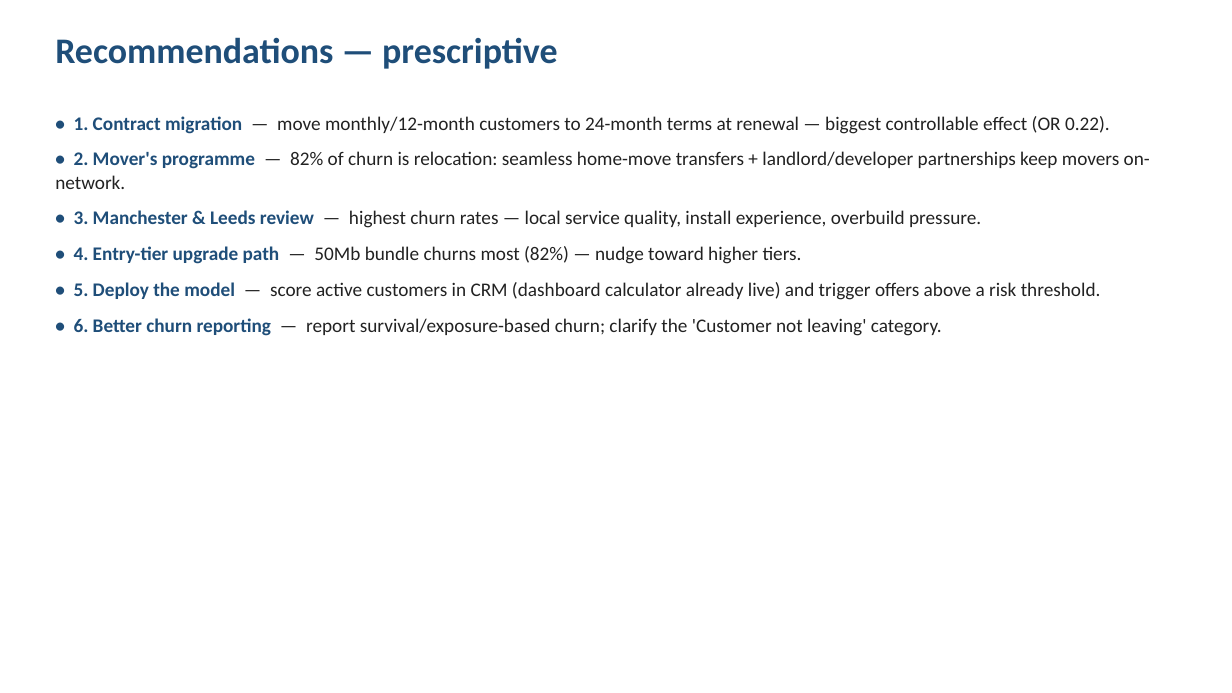
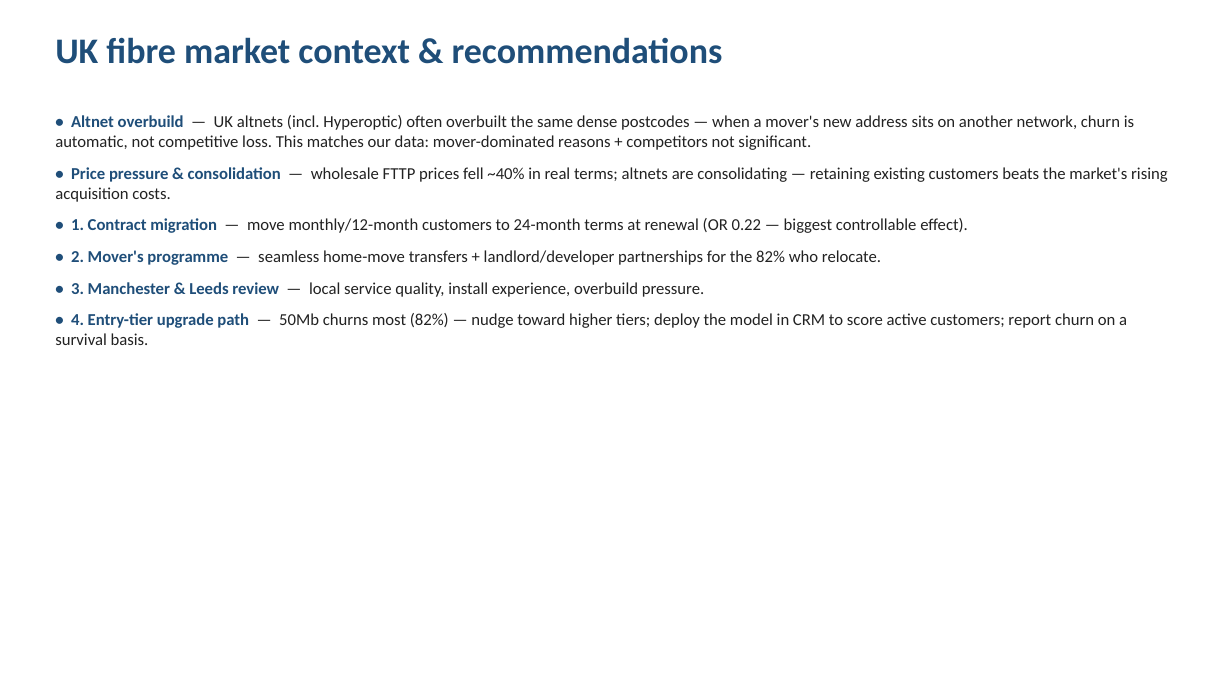
Before and after one commit to vasilijasuljagic-lab/churn_analysis, a slide deck: slide 5 of presentation/Churn_Analysis_Final.pptx (slide 11 before the commit). Drawn at 1232x693 pixels with LibreOffice and Linux fonts; fonts in the diff are those of the drawing. Boxes give left, top, right and bottom in pixels: in the first picture for what was removed or moved away, otherwise in the second. Text is boxed around its words. In the diff, an @@ line names an element or a change of style, - is before the commit and + after.

```diff
--- a/presentation/Churn_Analysis_Final.pptx
+++ b/presentation/Churn_Analysis_Final.pptx
@@ text at (55, 37, 723, 64): text changed @@
-Recommendations — prescriptive
+UK fibre market context & recommendations
@@ text at (55, 115, 1168, 345): text changed; size 15 to 13 pt @@
-• 1. Contract migration — move monthly/12-month customers to 24-month terms at renewal — biggest controllable effect (OR 0.22).
-• 2. Mover's programme — 82% of churn is relocation: seamless home-move transfers + landlord/developer partnerships keep movers on-network.
-• 3. Manchester & Leeds review — highest churn rates — local service quality, install experience, overbuild pressure.
-• 4. Entry-tier upgrade path — 50Mb bundle churns most (82%) — nudge toward higher tiers.
-• 5. Deploy the model — score active customers in CRM (dashboard calculator already live) and trigger offers above a risk threshold.
-• 6. Better churn reporting — report survival/exposure-based churn; clarify the 'Customer not leaving' category.
+• Altnet overbuild — UK altnets (incl. Hyperoptic) often overbuilt the same dense postcodes — when a mover's new address sits on another network, churn is automatic, not competitive loss. This matches our data: mover-dominated reasons + competitors not significant.
+• Price pressure & consolidation — wholesale FTTP prices fell ~40% in real terms; altnets are consolidating — retaining existing customers beats the market's rising acquisition costs.
+• 1. Contract migration — move monthly/12-month customers to 24-month terms at renewal (OR 0.22 — biggest controllable effect).
+• 2. Mover's programme — seamless home-move transfers + landlord/developer partnerships for the 82% who relocate.
+• 3. Manchester & Leeds review — local service quality, install experience, overbuild pressure.
+• 4. Entry-tier upgrade path — 50Mb churns most (82%) — nudge toward higher tiers; deploy the model in CRM to score active customers; report churn on a survival basis.
```
Also in this commit, not shown: 3 other slides changed, 1 slide added, 7 slides removed, 1 other file.
